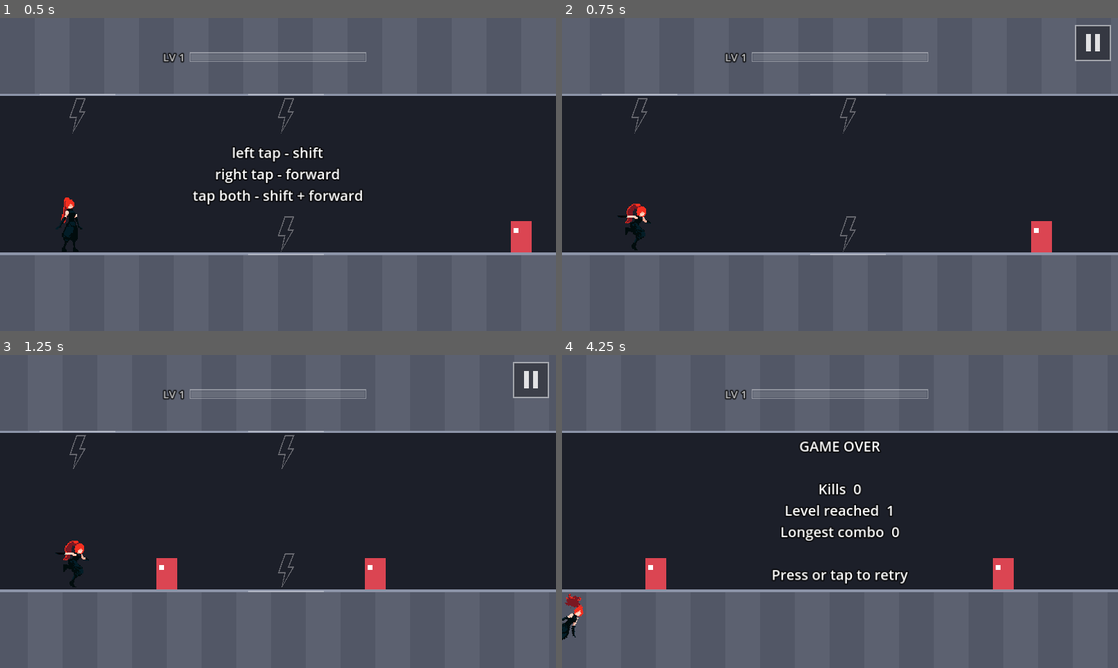
Above: before the commit, frames 1-4 (two rows, left to right).
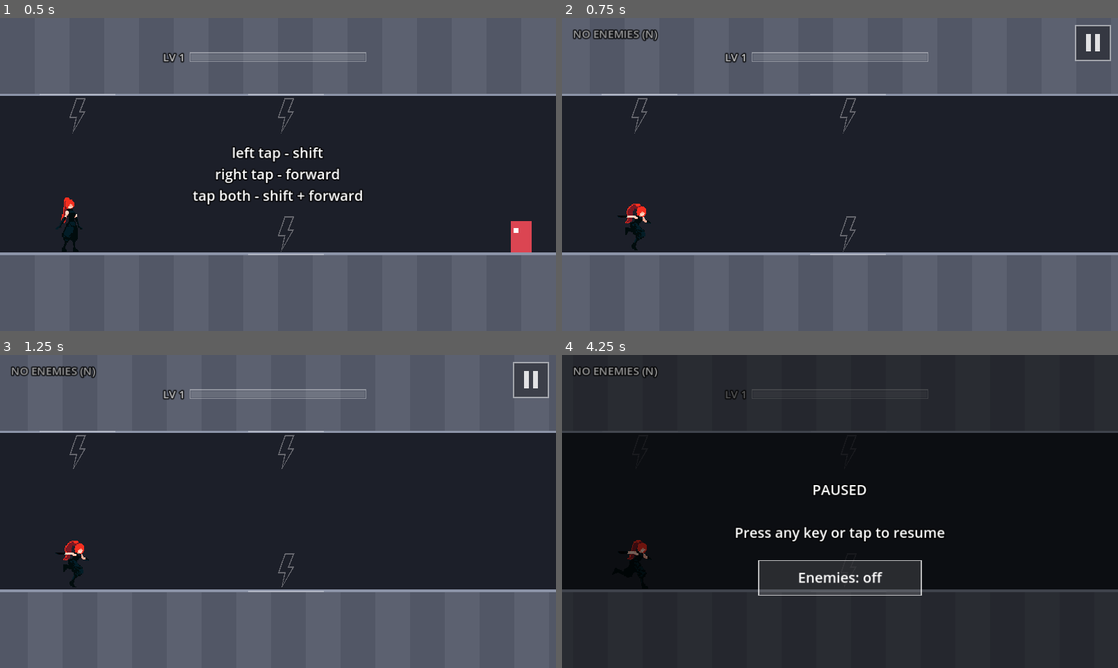
Above: after the commit, the same moments.

Repository: fredsbreads/game-off
Game: Godot game, scene res://scenes/main.tscn
Two runs of this game, one before a commit and one after it. Both use one fixed random seed, a clock stepped at 60 frames per second and the inputs below.
Inputs (mouse positions are in pixels of both pictures, inside the frame that each line leads up to):
- Up to frame 1 (0.5 s): no input
- Up to frame 2 (0.75 s): tap Enter at 0.5 s; move the mouse to (962, 158) at 0.52 s; hold K (tp_forward) from 0.53 s (still down); tap N at 0.6 s; click (962, 158) at 0.67 s
- Up to frame 3 (1.25 s): keep holding K (tp_forward)
- Up to frame 4 (4.25 s): move the mouse to (728, 527) at 1.27 s; release K (tp_forward) at 1.28 s; tap J (tp_vertical) at 1.35 s; click (728, 527) at 1.42 s; tap N at 1.55, 2.1, 3.05, 3.6 s; move the mouse to (895, 442) at 2.02 s; hold K (tp_forward) 2.03-3.53 s; click (895, 442) at 2.17 s; move the mouse to (812, 574) at 2.77 s; tap Shift at 2.85 s; click (812, 574) at 2.92 s; move the mouse to (1006, 558) at 3.52 s; click (1006, 558) at 3.67 s; tap P (pause) at 4.15 s

Frame 1 is identical in both runs. In frame 2, 0.8% of the frame differs, in the area x 1-89%, y 3-75%; in frame 3, 1.1%; in frame 4, 54%, in the area x 0-100%, y 0-100%.

Commit message:
Practice mode: N (or a pause-screen button) turns enemies off and on

Diff:
--- a/scripts/hud.gd
+++ b/scripts/hud.gd
@@ -41,6 +41,11 @@
 var _pause_dim: ColorRect
 var _flip_button: Control
 const FLIP_BUTTON_SIZE := Vector2(300, 64)
+# Practice mode toggle on the pause screen (N on a keyboard), plus a small
+# note in the corner while enemies are off.
+var _enemies_button: Control
+var _enemies_off_label: Label
+var _enemies_off := false
 var _message_before_pause := ""
 var _message_visible_before_pause := false
 
@@ -130,6 +135,16 @@
 	_message.vertical_alignment = VERTICAL_ALIGNMENT_CENTER
 
 	add_child(_flip_button)   # above the pause message
+	_enemies_button = Control.new()
+	_enemies_button.mouse_filter = Control.MOUSE_FILTER_IGNORE
+	_enemies_button.size = FLIP_BUTTON_SIZE
+	_enemies_button.visible = false
+	_enemies_button.draw.connect(_draw_enemies_button)
+	add_child(_enemies_button)
+	_enemies_off_label = _label(20, Vector2(20, 14))
+	_enemies_off_label.text = "NO ENEMIES (N)"
+	_enemies_off_label.add_theme_color_override("font_color", Color(1, 1, 1, 0.6))
+	_enemies_off_label.visible = false
 
 	_rotate = _rect(Color(0.05, 0.05, 0.07, 1))
 	_rotate.set_anchors_and_offsets_preset(Control.PRESET_FULL_RECT)
@@ -172,6 +187,9 @@
 	_chain_bar.position = _chain_bar_bg.position
 	_pause_button.position = Vector2(right - PAUSE_BUTTON_SIZE - PAUSE_BUTTON_MARGIN, PAUSE_BUTTON_MARGIN)
 	_flip_button.position = Vector2((view.x - FLIP_BUTTON_SIZE.x) / 2.0, view.y * 0.5 + 90.0)
+	# Below the flip button when that shows, else in its place.
+	var enemies_y := view.y * 0.5 + (170.0 if _flip_button.visible else 90.0)
+	_enemies_button.position = Vector2((view.x - FLIP_BUTTON_SIZE.x) / 2.0, enemies_y)
 
 
 ## True on a phone/tablet held sideways in the browser: play is upright there.
@@ -362,6 +380,7 @@
 	_pause_dim.visible = paused
 	_pause_button.visible = not paused
 	_flip_button.visible = paused and can_flip
+	_enemies_button.visible = paused
 	if paused:
 		_message_before_pause = _message.text
 		_message_visible_before_pause = _message.visible
@@ -370,6 +389,27 @@
 	else:
 		_message.text = _message_before_pause
 		_message.visible = _message_visible_before_pause
+
+
+func set_enemies_off(off: bool) -> void:
+	_enemies_off = off
+	_enemies_off_label.visible = off
+	_enemies_button.queue_redraw()
+
+
+func enemies_button_contains(pos: Vector2) -> bool:
+	return _enemies_button.visible and _enemies_button.get_rect().grow(10.0).has_point(pos)
+
+
+func _draw_enemies_button() -> void:
+	var s := FLIP_BUTTON_SIZE
+	_enemies_button.draw_rect(Rect2(Vector2.ZERO, s), Color(1, 1, 1, 0.12))
+	_enemies_button.draw_rect(Rect2(Vector2.ZERO, s), Color(1, 1, 1, 0.7), false, 2.0)
+	var font := ThemeDB.fallback_font
+	var text := "Enemies: off" if _enemies_off else "Enemies: on"
+	var size := 26
+	var w := font.get_string_size(text, HORIZONTAL_ALIGNMENT_LEFT, -1, size).x
+	_enemies_button.draw_string(font, Vector2((s.x - w) / 2.0, s.y / 2.0 + size * 0.35), text, HORIZONTAL_ALIGNMENT_LEFT, -1, size, Color.WHITE)
 
 
 func flip_button_contains(pos: Vector2) -> bool:
--- a/scripts/level.gd
+++ b/scripts/level.gd
@@ -29,6 +29,10 @@
 ## Each chain laid so far: {start, row, name, enemies}. Used to rebuild what's
 ## ahead on a level-up, and to name the chain the player died in.
 var sections: Array = []
+
+# Practice mode: no enemies at all (N key, or the button on the pause
+# screen). Static, so it stays on across retries.
+static var enemies_off := false
 
 var _cursor := RUNWAY_TILES        # where the next chain's first enemy goes
 var _cursor_row := Rules.Row.FLOOR # ...and its row (the row the last one ended in)
@@ -79,9 +83,13 @@
 	var last_row := _cursor_row
 	for rel in shape:
 		var e: Vector2 = rel
+		var row: int = _cursor_row if int(e.y) == 0 else 1 - _cursor_row
+		if enemies_off:
+			last_row = row   # keep the layout the same, just empty
+			continue
 		var enemy := Enemy.new()
 		enemy.tile_x = _cursor + e.x
-		enemy.row = _cursor_row if int(e.y) == 0 else 1 - _cursor_row
+		enemy.row = row
 		enemy_parent.add_child(enemy)
 		enemies.append(enemy)
 		section["enemies"].append(enemy)
@@ -91,6 +99,21 @@
 	var last: Vector2 = shape.back()
 	_cursor += last.x + Patterns.BREAK
 	_cursor_row = last_row
+
+
+## Switches enemies off (removes every one) or back on (enemies spawn again
+## from from_x, e.g. just off the right edge of the screen).
+func set_enemies_off(off: bool, from_x: float) -> void:
+	enemies_off = off
+	if off:
+		for e in enemies:
+			if is_instance_valid(e):
+				e.queue_free()
+		enemies.clear()
+		for section in sections:
+			section["enemies"] = []
+	else:
+		rebuild_ahead(from_x)
 
 
 ## On a level-up: throw away every chain that starts beyond `from_x` (not on
--- a/scripts/main.gd
+++ b/scripts/main.gd
@@ -98,6 +98,7 @@
 	cam.snap(player.x)
 	best_score = _load_best()
 	hud.show_start(best_score)
+	hud.set_enemies_off(Level.enemies_off)   # practice mode stays on across retries
 
 
 func score() -> int:
@@ -124,11 +125,19 @@
 			get_viewport().set_input_as_handled()
 			JavaScriptBridge.eval("window.redFlashSetFlip(!window.redFlashFlip)", true)
 			return
+		if (tap and hud.enemies_button_contains(_screen_pos(event))) or _is_enemies_key(event):
+			get_viewport().set_input_as_handled()
+			_toggle_enemies()
+			return
 		# Any other key, click or tap resumes (it doesn't also teleport).
 		if _is_press(event):
 			get_viewport().set_input_as_handled()
 			if Time.get_ticks_msec() - _paused_at_msec >= RESUME_GUARD * 1000.0:
 				_set_paused(false)
+		return
+	if _is_enemies_key(event):
+		get_viewport().set_input_as_handled()
+		_toggle_enemies()
 		return
 	if state == State.PLAYING and (event.is_action_pressed("pause") or _is_pause_button_press(event)):
 		get_viewport().set_input_as_handled()
@@ -250,6 +259,24 @@
 
 ## Left half of the screen = vertical, right half = forward.
 ## Returns Rules.Move.FORWARD, Rules.Move.VERTICAL or Rules.Move.NONE.
+func _is_enemies_key(event: InputEvent) -> bool:
+	return event is InputEventKey and event.pressed and event.physical_keycode == KEY_N
+
+
+## Practice mode: no enemies (or back on: they spawn just off screen).
+func _toggle_enemies() -> void:
+	var off := not Level.enemies_off
+	level.set_enemies_off(off, cam.left() / Rules.TILE + CameraRig.VIEW_TILES + 1.0)
+	hud.set_enemies_off(off)
+	if off:
+		# Drop any chain in progress without grading it.
+		chain = 0
+		_chain_awaiting = false
+		_pressed_during_pause = false
+		_chain_killed.clear()
+		_hitstop = 0.0
+
+
 func _button_from_event(event: InputEvent) -> int:
 	if event is InputEventScreenTouch and event.pressed:
 		return _button_for_screen_x(_screen_pos(event).x)
